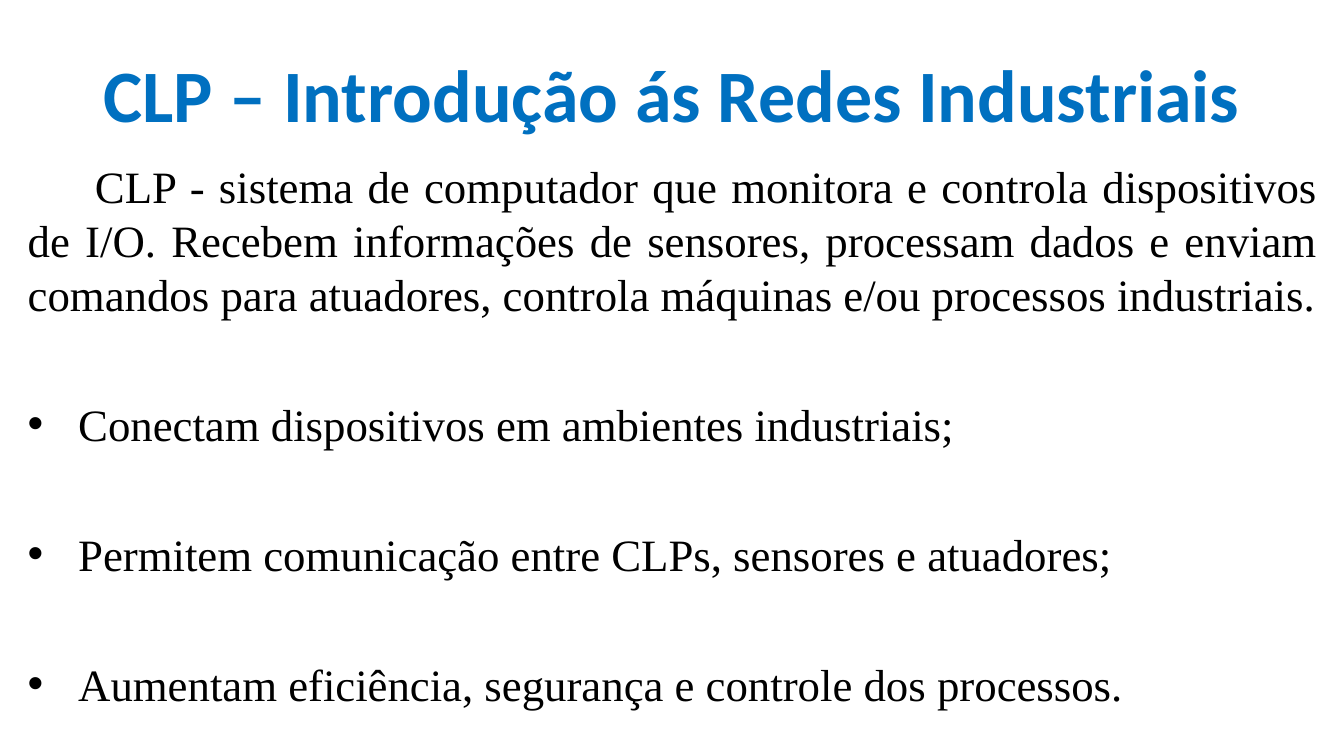
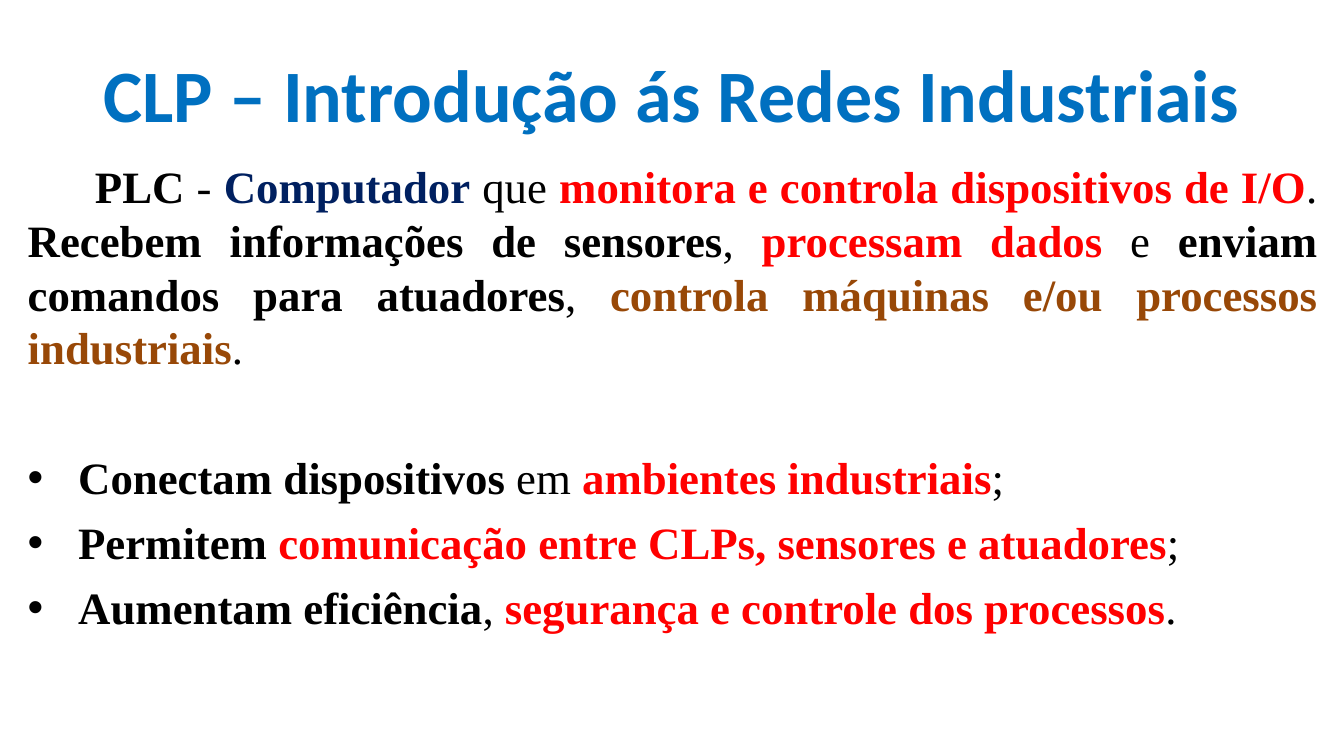
Before and after one commit to CloudEducationBrazil/WydenUniRuyControladoresLogicosProgCLP, a slide deck: slide 3 of 01 Classes/Aula7 - CLP - Redes Industriais PROFIBUS.pptx. Drawn at 1344x756 pixels with LibreOffice and Linux fonts; fonts in the diff are those of the drawing; background and template pictures are left out. Boxes give left, top, right and bottom in pixels: in the first picture for what was removed or moved away, otherwise in the second. Text is boxed around its words. In the diff, an @@ line names an element or a change of style, - is before the commit and + after.

```diff
--- a/01 Classes/Aula7 - CLP - Redes Industriais PROFIBUS.pptx
+++ b/01 Classes/Aula7 - CLP - Redes Industriais PROFIBUS.pptx
@@ text at <box>28,172,1317,365</box>: text changed; bold on @@
-CLP - sistema de computador que monitora e controla dispositivos de I/O. Recebem informações de sensores, processam dados e enviam comandos para atuadores, controla máquinas e/ou processos industriais.
+PLC - Computador que monitora e controla dispositivos de I/O. Recebem informações de sensores, processam dados e enviam comandos para atuadores, controla máquinas e/ou processos industriais.
@@ text at <box>78,463,1179,634</box>: text colour #000000 to #FF0000 in "ambientes industriais;", "comunicação entre CLPs, sensores e atuadores;", "segurança e controle dos processos."; bold on in "Conectam dispositivos ambientes industriais;", "Permitem comunicação entre CLPs, sensores e atuadores;", "Aumentam eficiência, segurança e controle dos processos." @@
```
Also in this commit, not shown: 6 other slides changed, 2 slides added, 3 other files.
